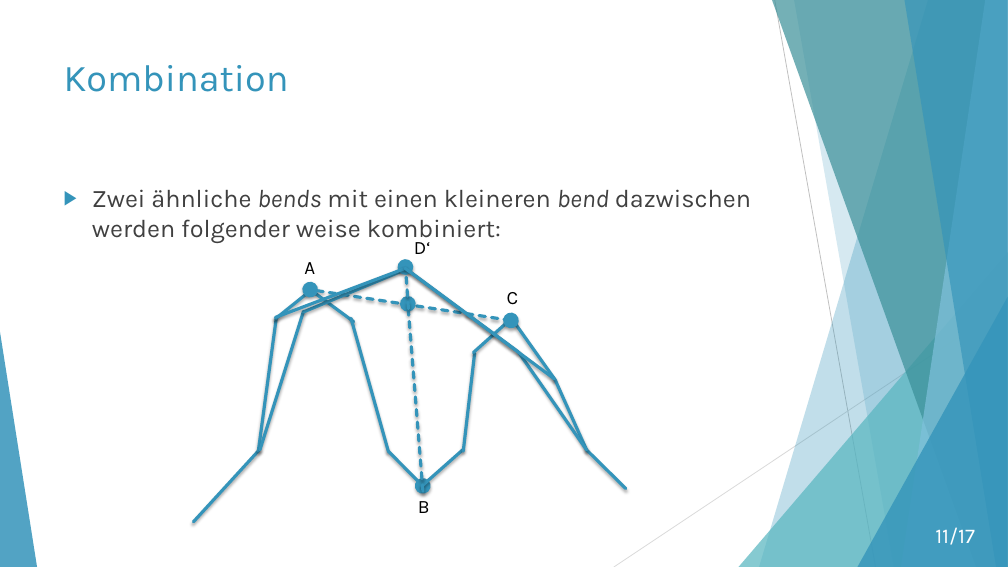
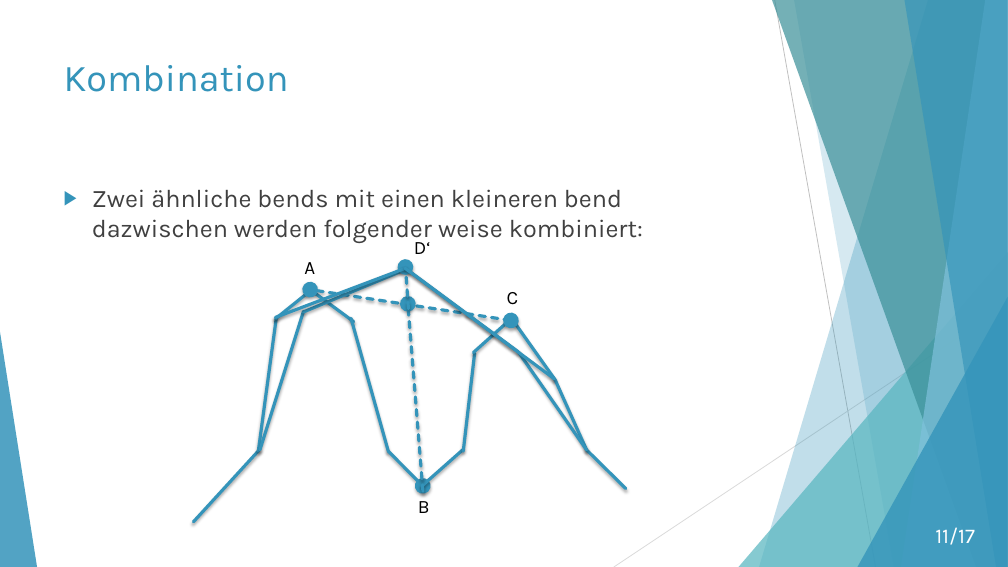
Before and after one commit to moritzhe/algokarto, a slide deck: slide 11 of Wang-Müller.pptx. Drawn at 1008x567 pixels with LibreOffice and Linux fonts; fonts in the diff are those of the drawing. Boxes give left, top, right and bottom in pixels: in the first picture for what was removed or moved away, otherwise in the second. Text is boxed around its words. In the diff, an @@ line names an element or a change of style, - is before the commit and + after.

```diff
--- a/Wang-Müller.pptx
+++ b/Wang-Müller.pptx
@@ text "Zwei ähnliche bends mit einen ..." at bbox=[92, 189, 643, 244]: italic off in "bends bend" @@
```
Also in this commit, not shown: 5 other slides changed.
